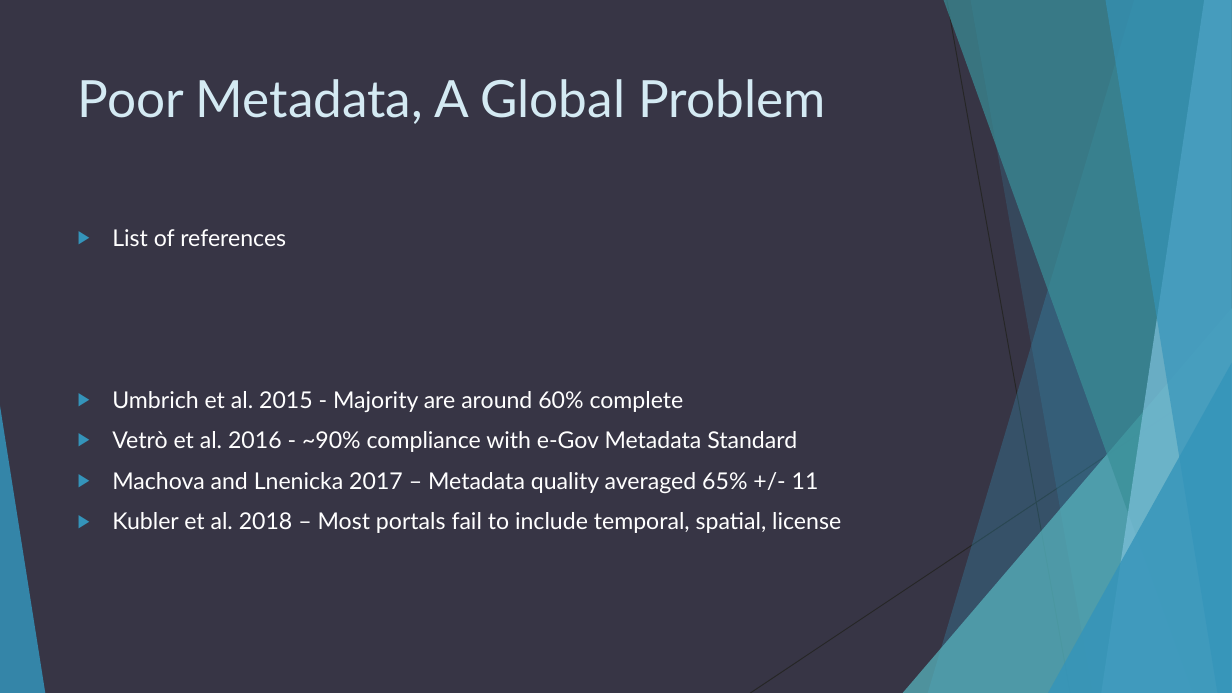
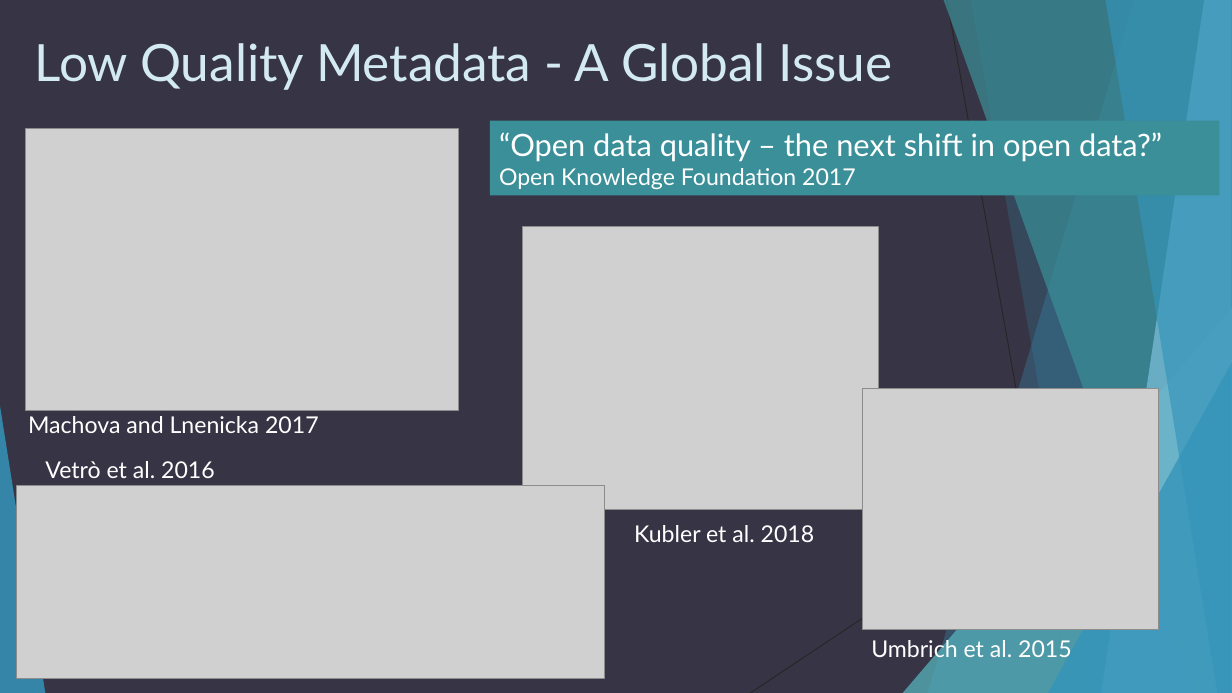
Before and after one commit to OpenDataLiteracy/WSL-AMF, a slide deck: slide 13 of report/Washington State Open Data Portal.pptx (slide 3 before the commit). Drawn at 1232x693 pixels with LibreOffice and Linux fonts; fonts in the diff are those of the drawing; grey boxes stand for pictures. Boxes give left, top, right and bottom in pixels: in the first picture for what was removed or moved away, otherwise in the second. Text is boxed around its words. In the diff, an @@ line names an element or a change of style, - is before the commit and + after.

```diff
--- a/report/Washington State Open Data Portal.pptx
+++ b/report/Washington State Open Data Portal.pptx
@@ title at [35,43,893,90]: text changed @@
-Poor Metadata, A Global Problem
+Low Quality Metadata - A Global Issue
@@ picture added at [26,128,458,411] @@
@@ rectangle added at [490,121,1219,196], fill #3A8F98, 24 pt, text #FFFFFF @@
+“Open data quality – the next shift in open data?”
+Open Knowledge Foundation 2017
@@ text removed at [112,229,841,533] @@
-▶ List of references
-▶ Umbrich et al. 2015 - Majority are around 60% complete
-▶ Vetrò et al. 2016 - ~90% compliance with e-Gov Metadata Standard
-▶ Machova and Lnenicka 2017 – Metadata quality averaged 65% +/- 11
-▶ Kubler et al. 2018 – Most portals fail to include temporal, spatial, license
@@ picture added at [522,226,878,509] @@
@@ picture added at [862,389,1159,630] @@
@@ text added at [28,416,319,433], 18 pt, text #FFFFFF @@
+Machova and Lnenicka 2017
@@ text added at [45,461,215,478], 18 pt, text #FFFFFF @@
+Vetrò et al. 2016
@@ picture added at [17,485,605,678] @@
@@ text added at [634,525,815,542], 18 pt, text #FFFFFF @@
+Kubler et al. 2018
@@ text added at [871,636,1072,662], 18 pt, text #FFFFFF @@
+Umbrich et al. 2015
```
Also in this commit, not shown: 8 other slides changed, 18 slides added, 12 slides removed, 1 other file.
